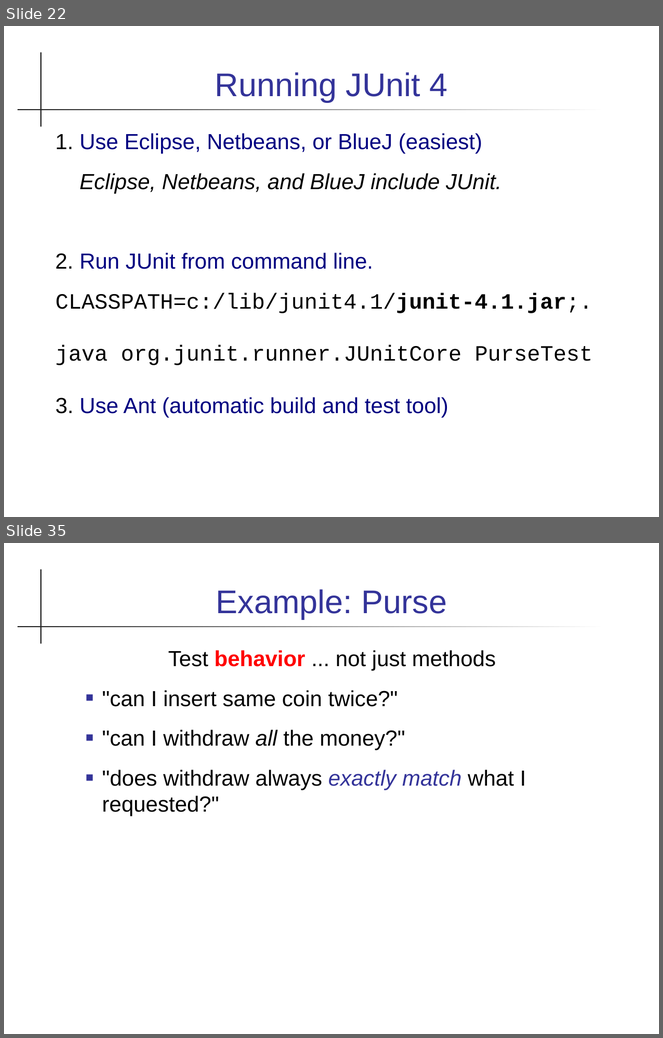
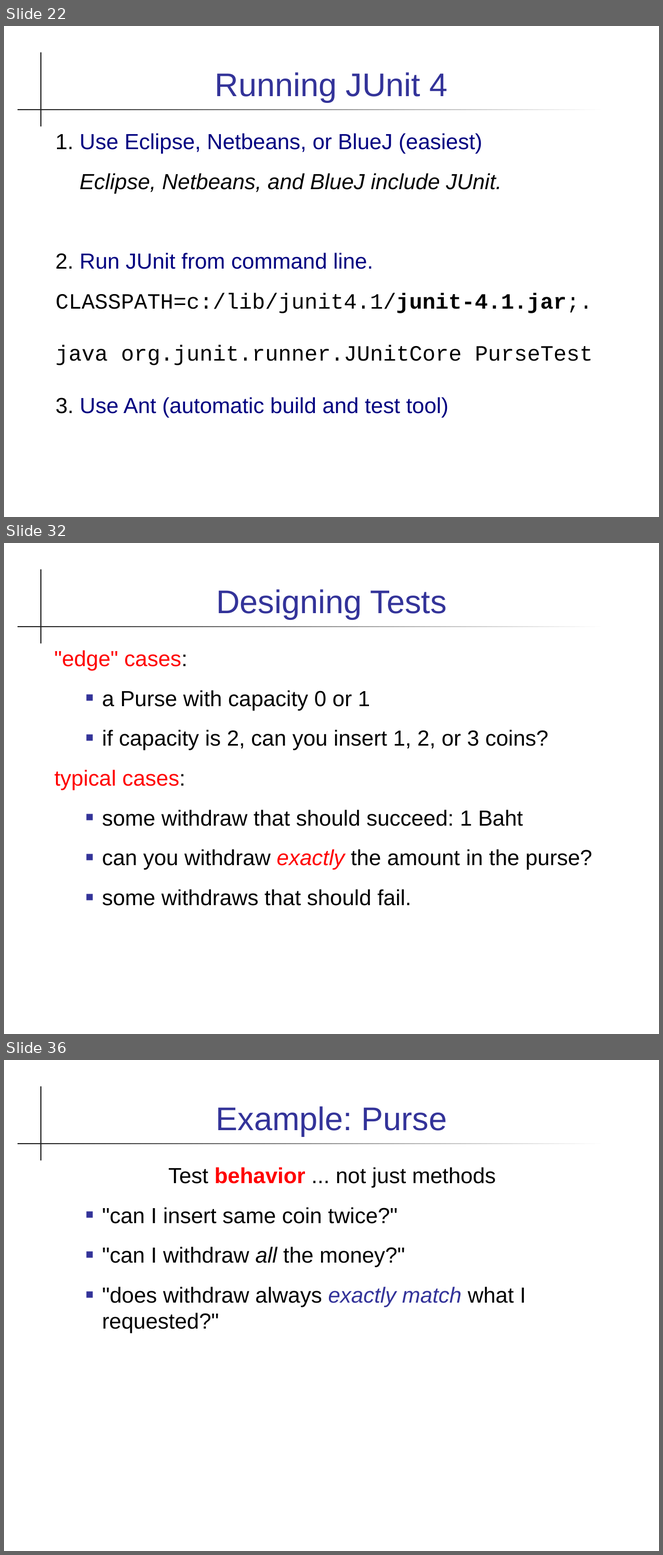
Before and after one commit to skeoop/skeoop.github.io, a slide deck: unittesting/UnitTesting.ppt. Shown one above the other, each under a label of ours: slides 22 and 35 before the commit, slides 22, 32 and 36 after it; the slides between them are not shown. The pictures are 663x1038 and 663x1555 pixels, drawn with LibreOffice and Linux fonts; fonts in the diff are those of the drawing. Boxes give left, top, right and bottom in pixels: in the first picture for what was removed or moved away, otherwise in the second. Text is boxed around its words. In the diff, an @@ line names an element or a change of style, - is before the commit and + after.

```diff
--- a/unittesting/UnitTesting.ppt
+++ b/unittesting/UnitTesting.ppt
@@ slide 32 added at (4, 543, 659, 1034), background #FFFFFF; not listed: 2 template elements that a slide beside it also shows @@
@@ title added at (216, 589, 447, 619), 36 pt, text #333399 @@
+Designing Tests
@@ text added at (54, 650, 592, 906), 24 pt, text #000000 @@
+"edge" cases:
+  ■ a Purse with capacity 0 or 1
+  ■ if capacity is 2, can you insert 1, 2, or 3 coins?
+typical cases:
+  ■ some withdraw that should succeed: 1 Baht
+  ■ can you withdraw exactly the amount in the purse?
+  ■ some withdraws that should fail.
@@ what was slide 35 is now slide 36 @@
```
Also in this commit, not shown: 8 slides changed, 2 other files.
